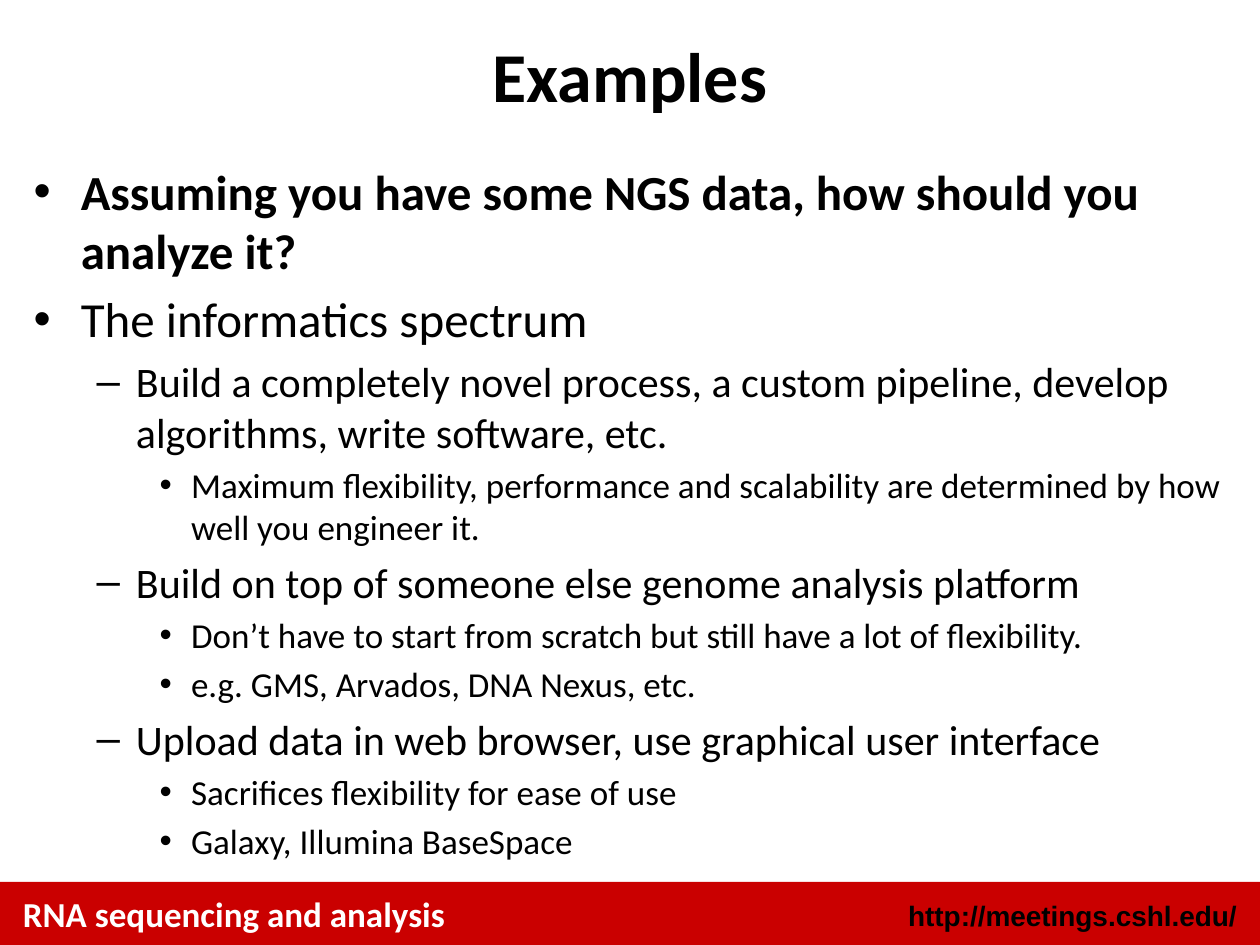
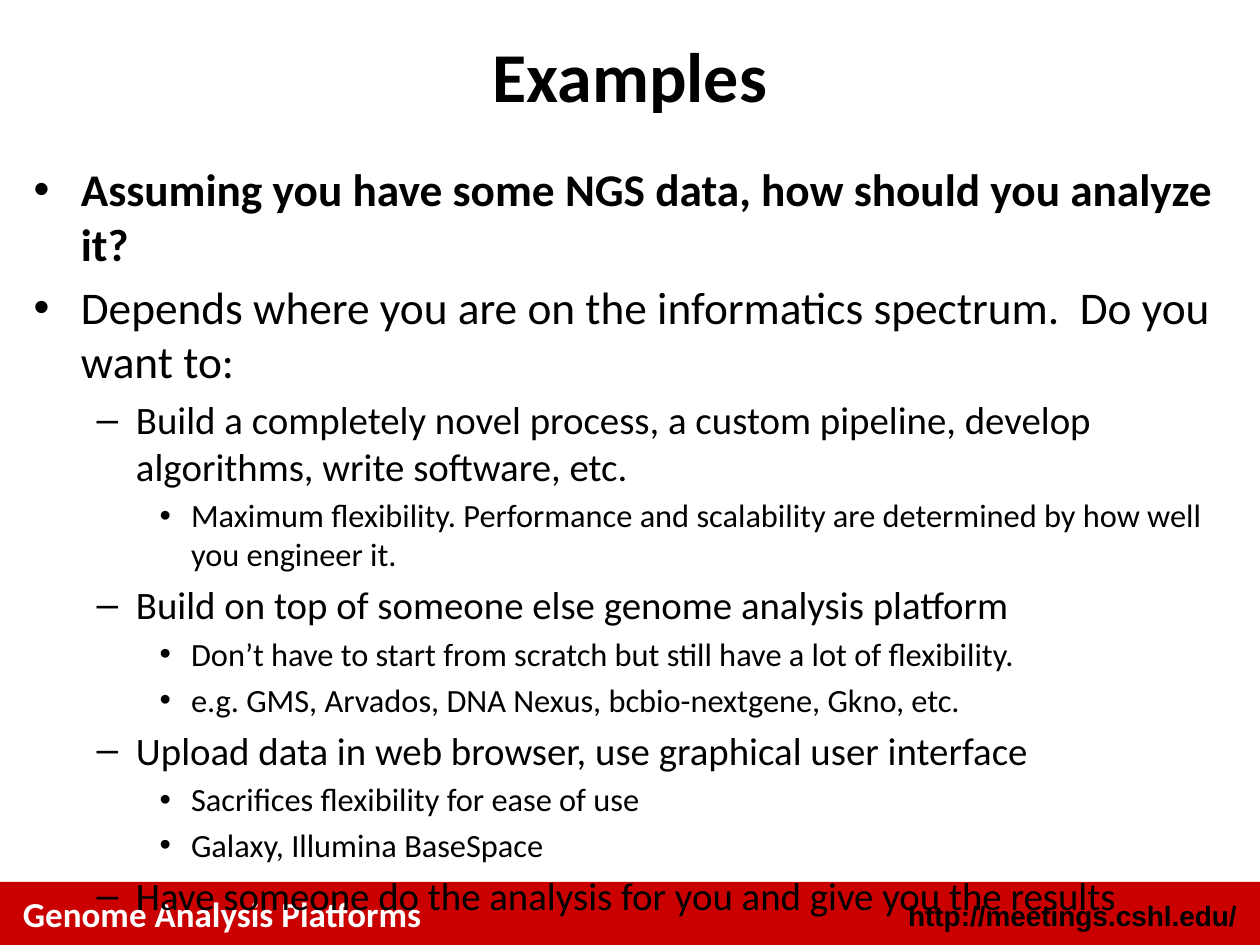
Before and after one commit to griffithlab/rnaseq_tutorial_wiki, a slide deck: slide 12 of LectureFiles/cshl/2014/GenomeAnalysisPlatforms.pptx (slide 13 before the commit). Drawn at 1260x945 pixels with LibreOffice and Linux fonts; fonts in the diff are those of the drawing. Boxes give left, top, right and bottom in pixels: in the first picture for what was removed or moved away, otherwise in the second. Text is boxed around its words. In the diff, an @@ line names an element or a change of style, - is before the commit and + after.

Commit message:
update presentation

```diff
--- a/LectureFiles/cshl/2014/GenomeAnalysisPlatforms.pptx
+++ b/LectureFiles/cshl/2014/GenomeAnalysisPlatforms.pptx
@@ text at box(81, 174, 1211, 863): size 28 to 25.9 pt in "Assuming you have some NGS data, how ..."; size 24 to 22.2 pt in "Build a completely novel process, a custom ...", "Build on top of someone else genome ...", "Upload data in web browser, use graphical ..."; size 20 to 18.5 pt in "Don’t have to start from scratch but ...", "Sacrifices flexibility for ease of use", "Galaxy, Illumina BaseSpace" @@
@@ text at box(81, 292, 1210, 379): text changed; size 28 to 25.9 pt @@
-• The informatics spectrum
+• Depends where you are on the informatics spectrum. Do you want to:
@@ text at box(191, 504, 1201, 572): text changed; size 20 to 18.5 pt @@
-    • Maximum flexibility, performance and scalability are determined by how well you engineer it.
+    • Maximum flexibility. Performance and scalability are determined by how well you engineer it.
@@ text at box(191, 689, 959, 718): text changed; size 20 to 18.5 pt @@
-    • e.g. GMS, Arvados, DNA Nexus, etc.
+    • e.g. GMS, Arvados, DNA Nexus, bcbio-nextgene, Gkno, etc.
@@ text at box(23, 898, 421, 933): text changed @@
-RNA sequencing and analysis
+Genome Analysis Platforms
@@ text at box(223, 877, 1116, 919): paragraph added @@
+  – Have someone do the analysis for you and give you the results
```
Also in this commit, not shown: 14 other slides changed, 1 slide added, 2 slides removed.
